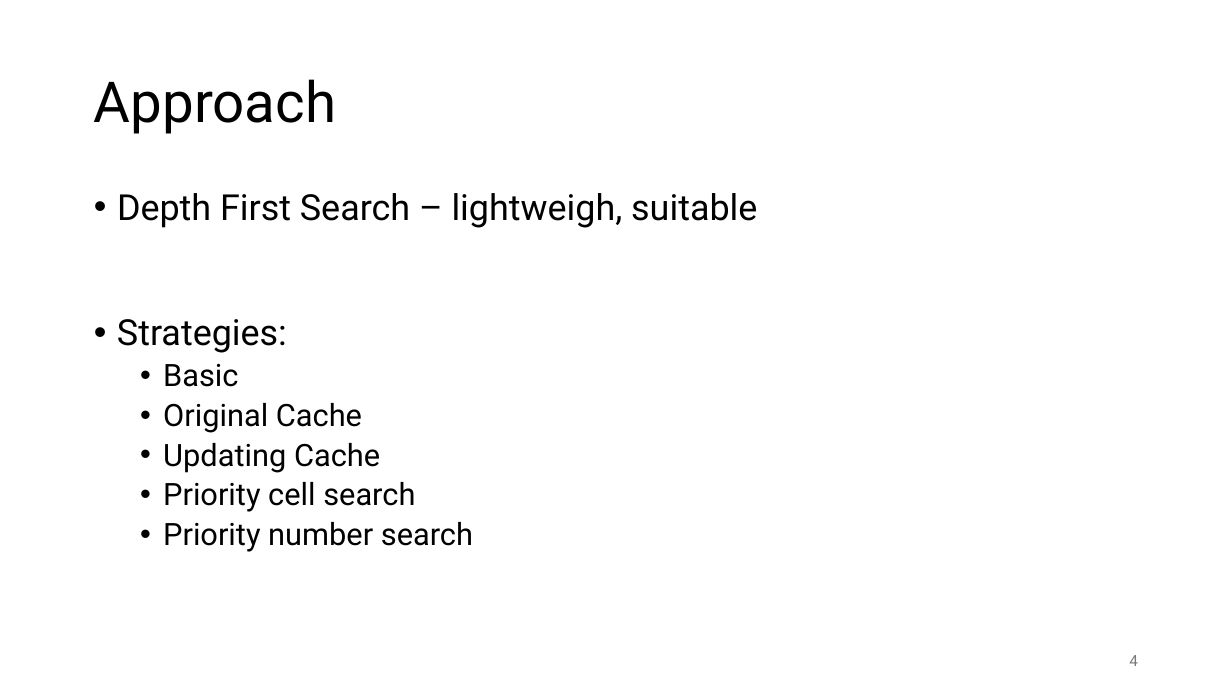
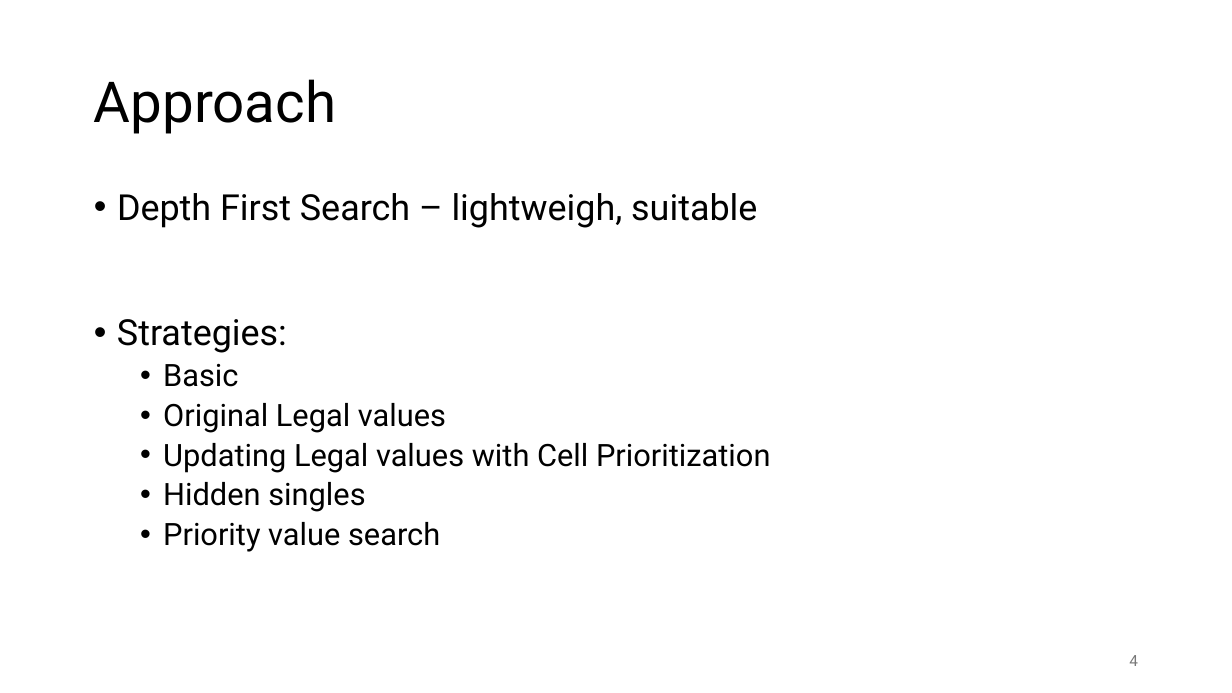
Before and after one commit to MarvinYyrike/sudoku_DFS_solver, a slide deck: slide 4 of Sudoku Solver.pptx. Drawn at 1232x693 pixels with LibreOffice and Linux fonts; fonts in the diff are those of the drawing. Boxes give left, top, right and bottom in pixels: in the first picture for what was removed or moved away, otherwise in the second. Text is boxed around its words. In the diff, an @@ line names an element or a change of style, - is before the commit and + after.

```diff
--- a/Sudoku Solver.pptx
+++ b/Sudoku Solver.pptx
@@ text at (x1=163, y1=403, x2=770, y2=552): text changed @@
-  • Original Cache
-  • Updating Cache
-  • Priority cell search
-  • Priority number search
+  • Original Legal values
+  • Updating Legal values with Cell Prioritization
+  • Hidden singles
+  • Priority value search
```
Also in this commit, not shown: 4 other slides changed, 1 slide added, 2 other files.
